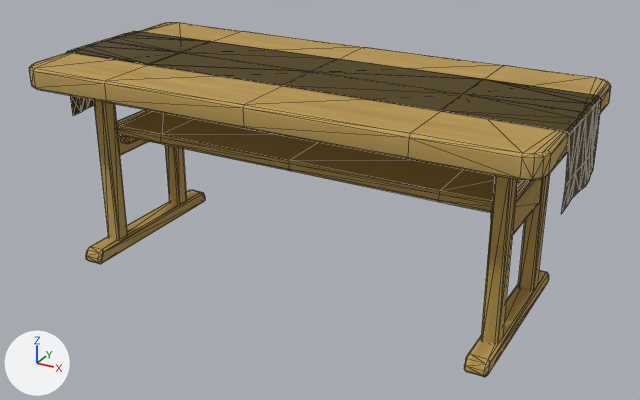
One commit to the glTF model app/static/room/models/f12999.glb: the scene before it, then after it.
Camera for both pictures: a 50 mm camera at (15.1, -26.8, 16.5) aimed at (0.5, -0.1, 3.2). Every picture has the same lights, and +X, +Y and +Z are marked at lower left. The picture after the commit comes second. Mesh edges are drawn as thin lines. Where no turn or scale is listed for an object, it has been applied to the vertices. Vertices at exactly the same position are counted once.

The older version as bpy lines, for what is in view:
```python
me_mesh_0 = bpy.data.meshes.new('Mesh_0')
me_mesh_0.from_pydata(...)  # 532 vertices, 820 faces; spans x 0.0..19.8, y -8.7..0.0, z 0.0..8.0
# faces by material slot: [616, 204]
me_mesh_0.materials.append(mat_mrebody)
me_mesh_0.materials.append(mat_mrefabric)
ob_mesh_0 = bpy.data.objects.new('Mesh_0', me_mesh_0)
ob_mesh_0.location = (-9.92, 4.37, 0.0)
```
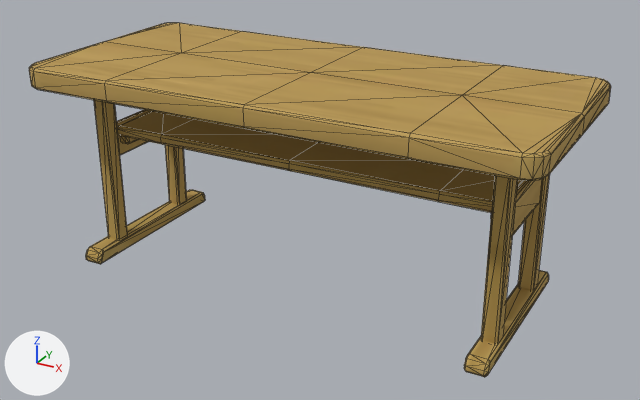
Where the newer file only moved an object's origin or applied its transform, the numbers keep the older frame.

Where the change shows, as pixel boxes (x1, y1, x2, y2) in the pictures (640 x 400 px):
part 1 of me_mesh_0, deleted (brown): before (66, 31, 601, 213)
part 2 of me_mesh_0, deleted: before (67, 51, 570, 213)

Patch to the scene script:
```diff
--- a/app/static/room/models/f12999.glb.py
+++ b/app/static/room/models/f12999.glb.py
@@ me_mesh_0 @@
 # used by ob_mesh_0; location = (-9.92, 4.37, 0.0)
-me_mesh_0.from_pydata(...)  # 532 vertices, 820 faces; spans x 0.0..19.8, y -8.7..0.0, z 0.0..8.0
+me_mesh_0.from_pydata(...)  # 394 vertices, 616 faces; spans x 0.3..19.6, y -8.7..0.0, z 0.0..8.0
+# me_mesh_0 part 1: the loose piece of 69 vertices spanning x 0.0..19.8, y -6.4..-2.3, z 5.4..8.0 is deleted
+# me_mesh_0 part 2: the loose piece of 69 vertices spanning x 0.0..19.8, y -6.4..-2.3, z 5.4..8.0 is deleted
 me_mesh_0.materials.append(mat_mrebody)
-me_mesh_0.materials.append(mat_mrefabric)
```
